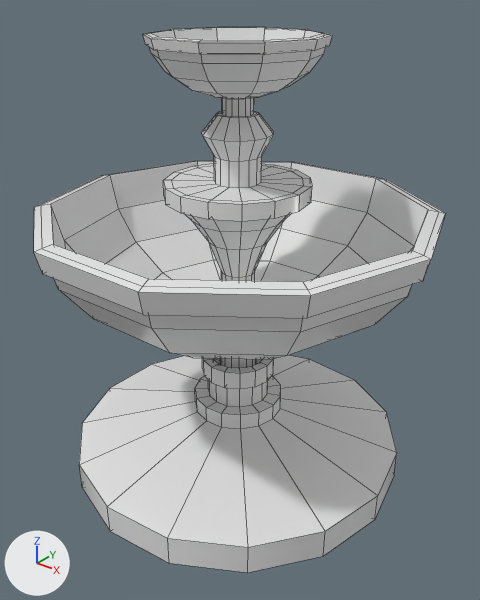
An edit to the FBX model TheRegularEngineV2/Assets/Fountain.fbx, drawn before and after from the same camera.
The view is the same before and after, from a 50 mm camera at (0.0861, -0.1067, 0.0618) aimed at (0.0016, -0.001, -0.0037). Arrows for +X, +Y and +Z are at lower left; the lights stay in place. The first picture is the older version. Mesh edges are drawn as thin lines. Where no turn or scale is listed for an object, it has been applied to the vertices.
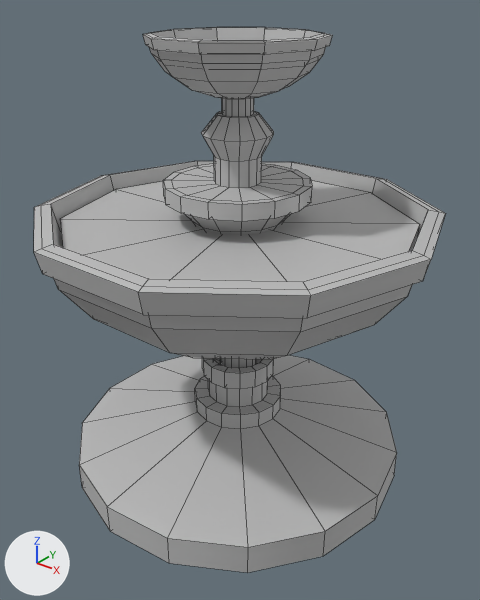
Where the change shows, as pixel boxes [x1, y1, x2, y2] in the pictures (480 x 600 px):
part 1 of me_mesh, added
    after: [60, 181, 419, 282]
part 2 of me_mesh, recoloured (white to grey)
    both: [34, 27, 446, 573]

What changed in the scene script:
```text
Add mat_lambert28:
    mat_lambert28 = principled_material('lambert28')
    mat_lambert28.base_color = (0.5, 0.5, 0.5)  # grey #bcbcbc
Change me_mesh:
    used by ob_polysurface468; location = (0.0, 0.0, 0.0)
    remove me_mesh.from_pydata(...)  # 701 vertices, 730 faces; spans x -0.0442..0.0442, y -0.042..0.042, z -0.0522..0.0522
    add me_mesh.from_pydata(...)  # 745 vertices, 790 faces; spans x -0.0442..0.0442, y -0.042..0.042, z -0.0483..0.0522
    me_mesh part 1: a new loose piece, a 10-sided cylinder along z spanning x -0.0389..0.0389, y -0.0369..0.0371, z 0.0087..0.0143, in mat_lambert28 (grey #bcbcbc)
    me_mesh part 2: 730 faces spanning x -0.0442..0.0442, y -0.042..0.042, z -0.0483..0.0522 switch from mat_default_all (white #e7e7e7) to mat_lambert28 (grey #bcbcbc)
    other edits to the shape of me_mesh do not show in these pictures
```
